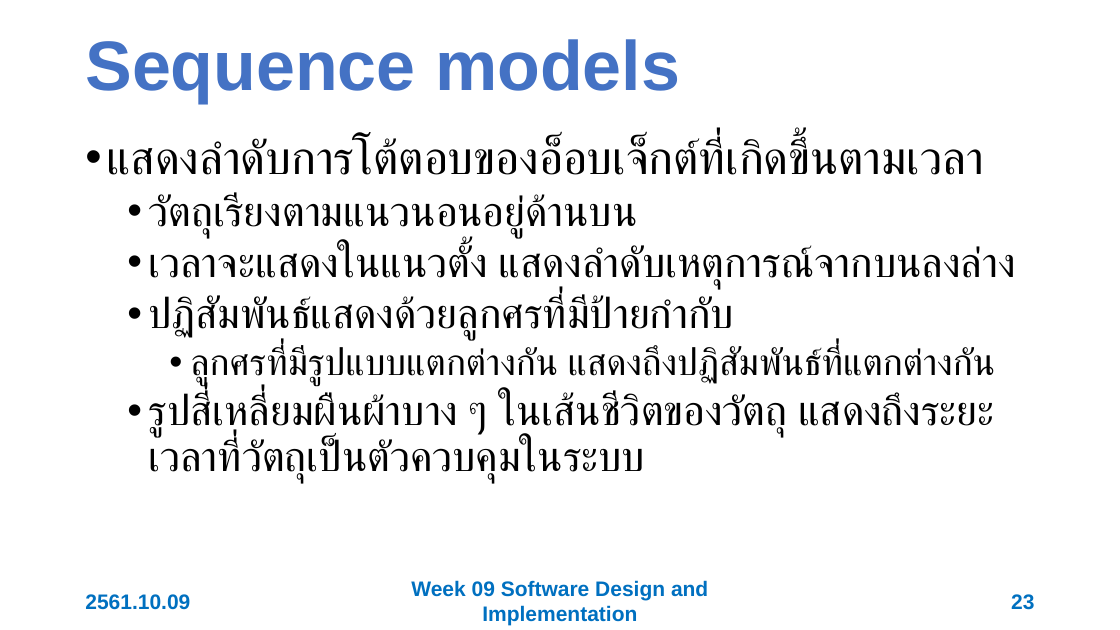
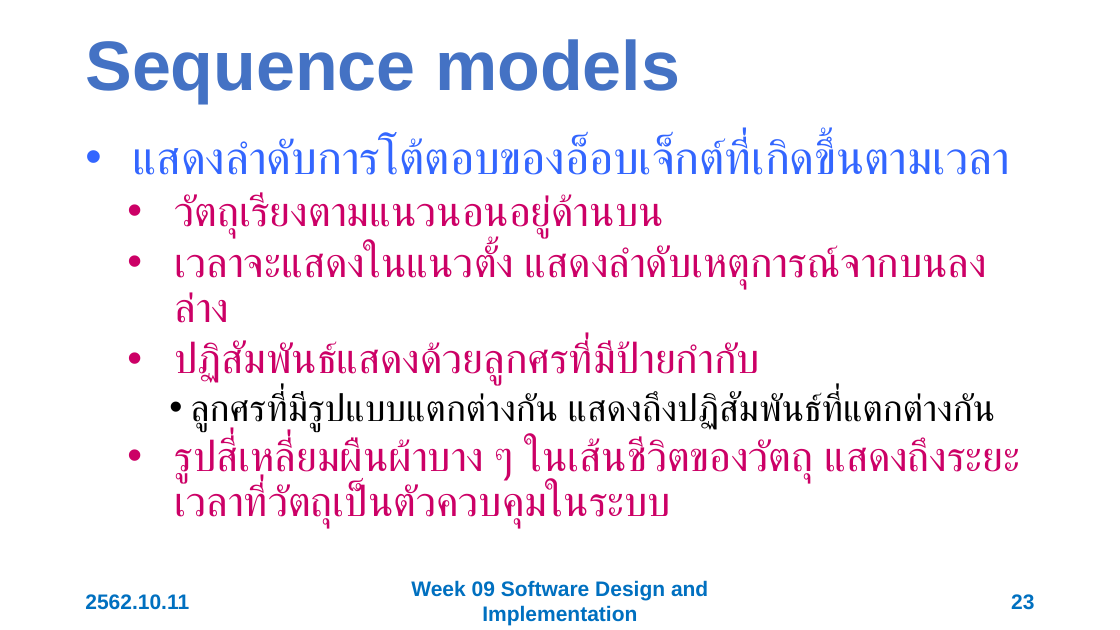
Before and after one commit to 03376806-software-engineering/Week-09-Software-Implementation, a slide deck: slide 23 of Slides/Week 09 Software Implementation.pptx. Drawn at 1120x630 pixels with LibreOffice and Linux fonts; fonts in the diff are those of the drawing. Boxes give left, top, right and bottom in pixels: in the first picture for what was removed or moved away, otherwise in the second. Text is boxed around its words. In the diff, an @@ line names an element or a change of style, - is before the commit and + after.

```diff
--- a/Slides/Week 09 Software Implementation.pptx
+++ b/Slides/Week 09 Software Implementation.pptx
@@ text at (x1=132, y1=137, x2=1020, y2=528): text colour #000000 to #3366FF in "แสดงลำดับการโต้ตอบของอ็อบเจ็กต์ที่เกิดขึ้นตามเวลา"; text colour #000000 to #CC0066 in "วัตถุเรียงตามแนวนอนอยู่ด้านบน", "เวลาจะแสดงในแนวตั้ง แสดงลำดับเหตุการณ์จากบนลงล่าง", "ปฏิสัมพันธ์แสดงด้วยลูกศรที่มีป้ายกำกับ", "รูปสี่เหลี่ยมผืนผ้าบาง ๆ ในเส้นชีวิตของวัตถุ แสดงถึงระยะเวลา ..."; indent changed @@
@@ text at (x1=85, y1=594, x2=189, y2=610): text changed @@
-2561.10.09
+2562.10.11
```
Also in this commit, not shown: 57 other slides changed.
